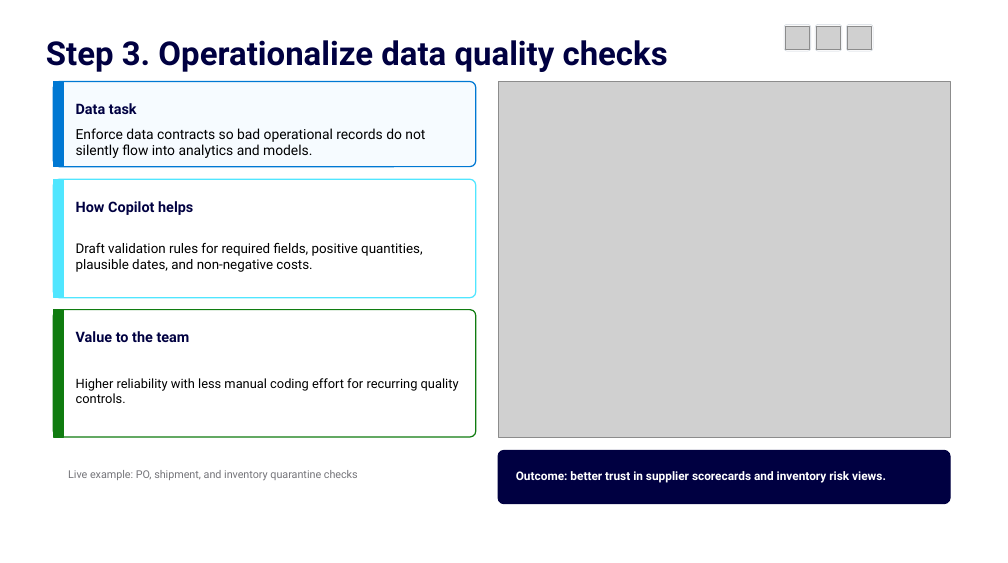
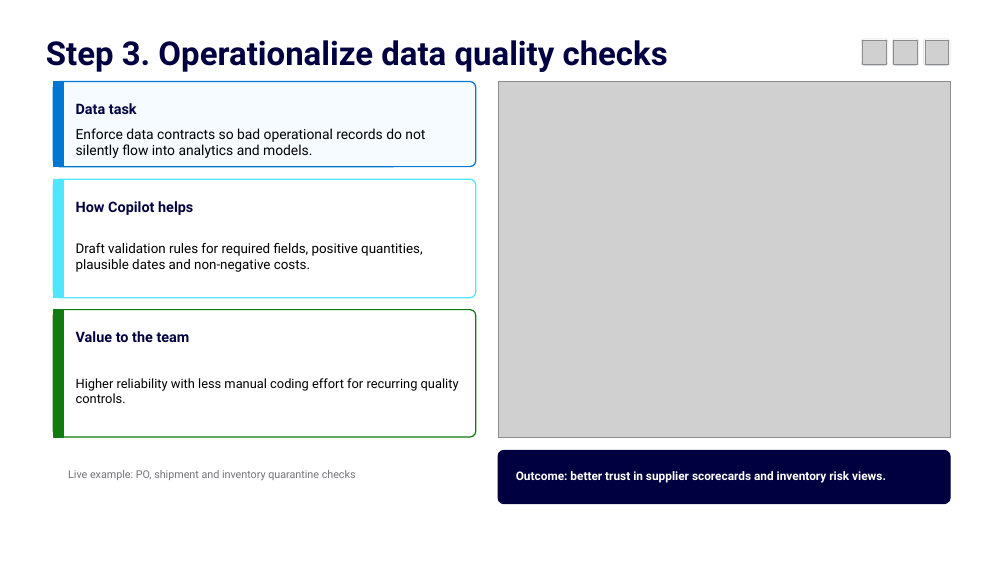
Before and after one commit to jordanbean-msft/github-copilot-for-data-professionals, a slide deck: slide 7 of deck/github-copilot-for-data-professionals.pptx. Drawn at 1008x563 pixels with LibreOffice and Linux fonts; fonts in the diff are those of the drawing; grey boxes stand for pictures; background and template pictures are left out. Boxes give left, top, right and bottom in pixels: in the first picture for what was removed or moved away, otherwise in the second. Text is boxed around its words. In the diff, an @@ line names an element or a change of style, - is before the commit and + after.

```diff
--- a/deck/github-copilot-for-data-professionals.pptx
+++ b/deck/github-copilot-for-data-professionals.pptx
@@ 3 pictures, 2 rounded rectangles moved together from (x1=784, y1=24, x2=872, y2=51) to (x1=861, y1=39, x2=949, y2=65) @@
@@ rounded rectangle moved from (x1=846, y1=24, x2=873, y2=51) to (x1=924, y1=39, x2=950, y2=65) @@
@@ text at (x1=76, y1=243, x2=422, y2=272): text changed @@
-Draft validation rules for required fields, positive quantities, plausible dates, and non-negative costs.
+Draft validation rules for required fields, positive quantities, plausible dates and non-negative costs.
@@ text at (x1=68, y1=470, x2=356, y2=480): text changed @@
-Live example: PO, shipment, and inventory quarantine checks
+Live example: PO, shipment and inventory quarantine checks
```
Also in this commit, not shown: 10 other slides changed, 4 other files.
